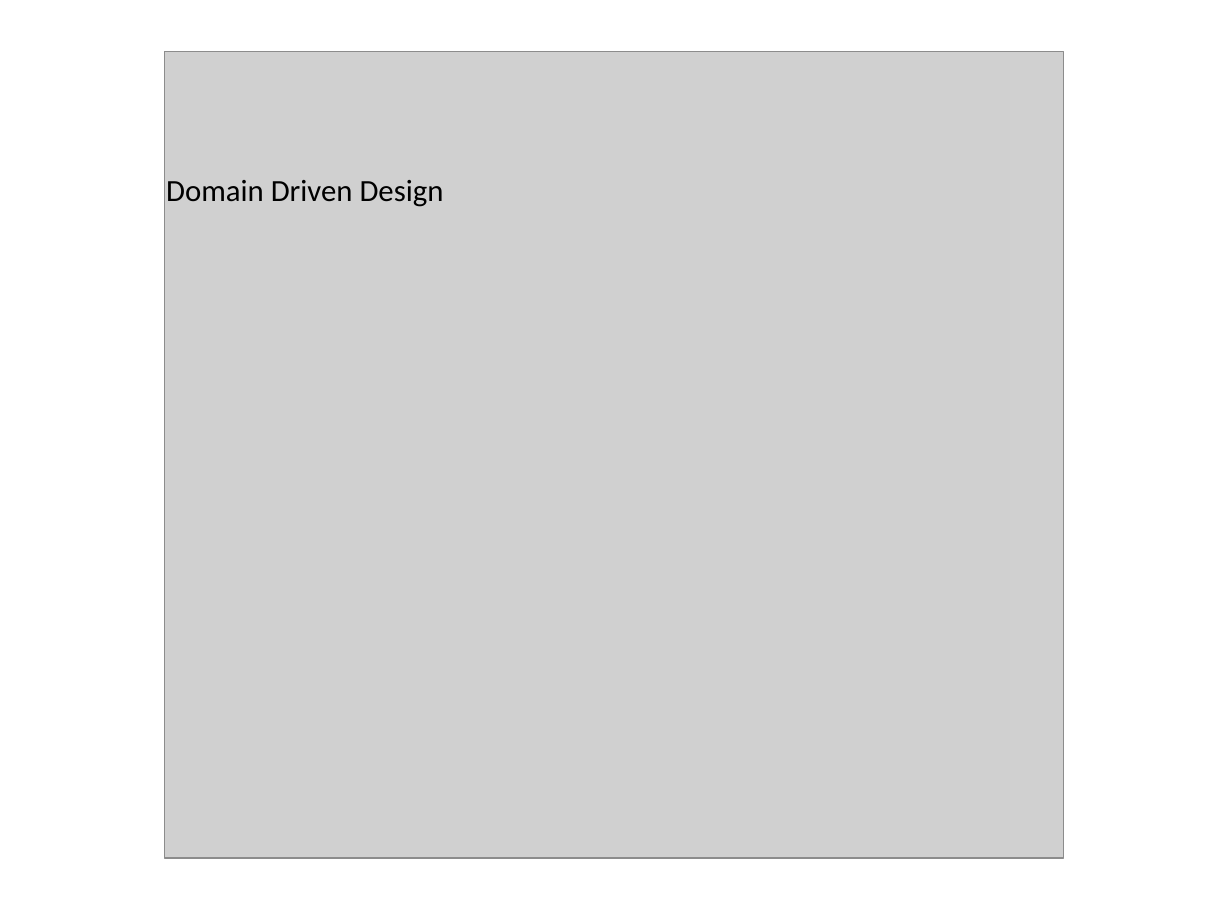
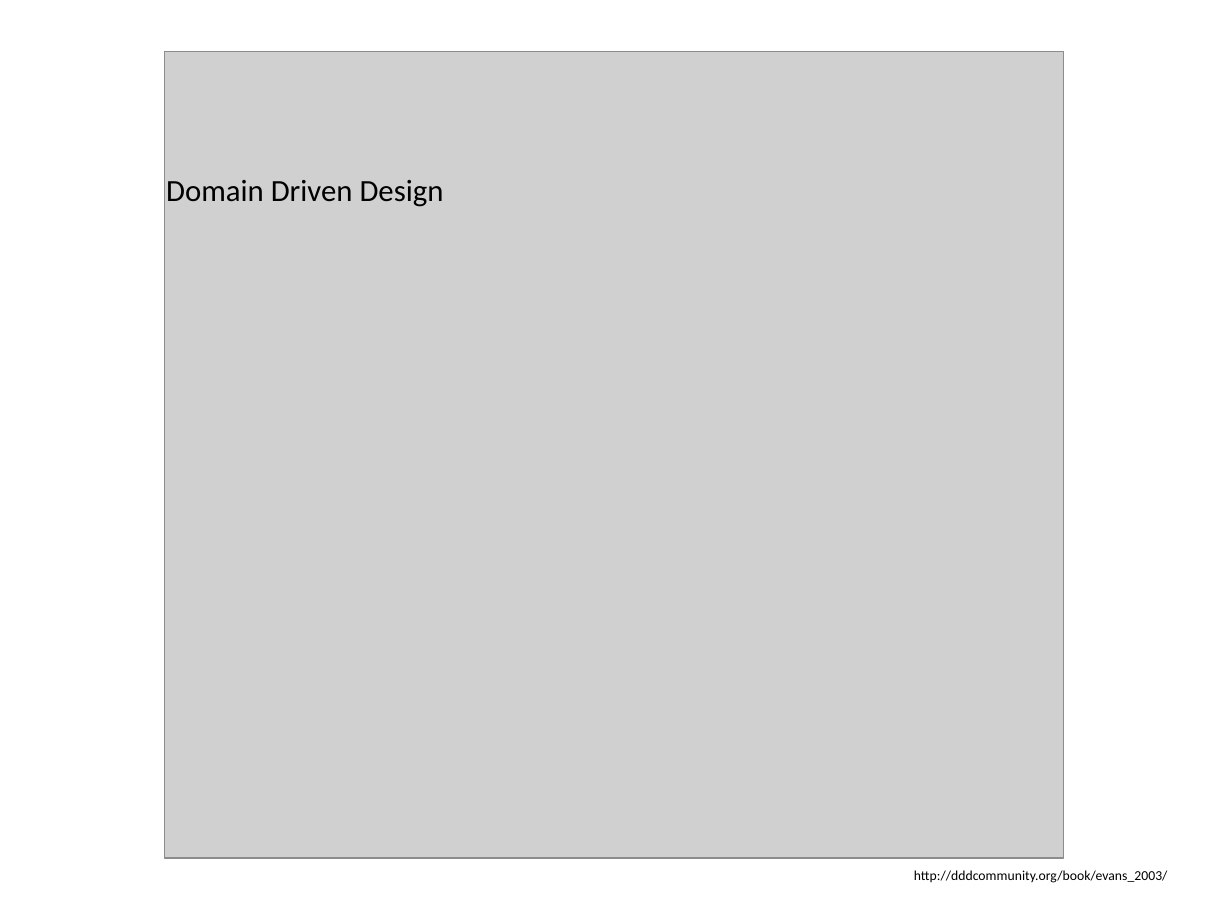
Before and after one commit to hotjk/translation, a slide deck: slide 23 of abstract.pptx (slide 24 before the commit). Drawn at 1232x924 pixels with LibreOffice and Linux fonts; fonts in the diff are those of the drawing; grey boxes stand for pictures. Boxes give left, top, right and bottom in pixels: in the first picture for what was removed or moved away, otherwise in the second. Text is boxed around its words. In the diff, an @@ line names an element or a change of style, - is before the commit and + after.

```diff
--- a/abstract.pptx
+++ b/abstract.pptx
@@ text added at (914,870,1168,883), 8 pt, text #000000 @@
+http://dddcommunity.org/book/evans_2003/
```
Also in this commit, not shown: 7 other slides changed, 3 slides added, 4 slides removed, 1 other file.
